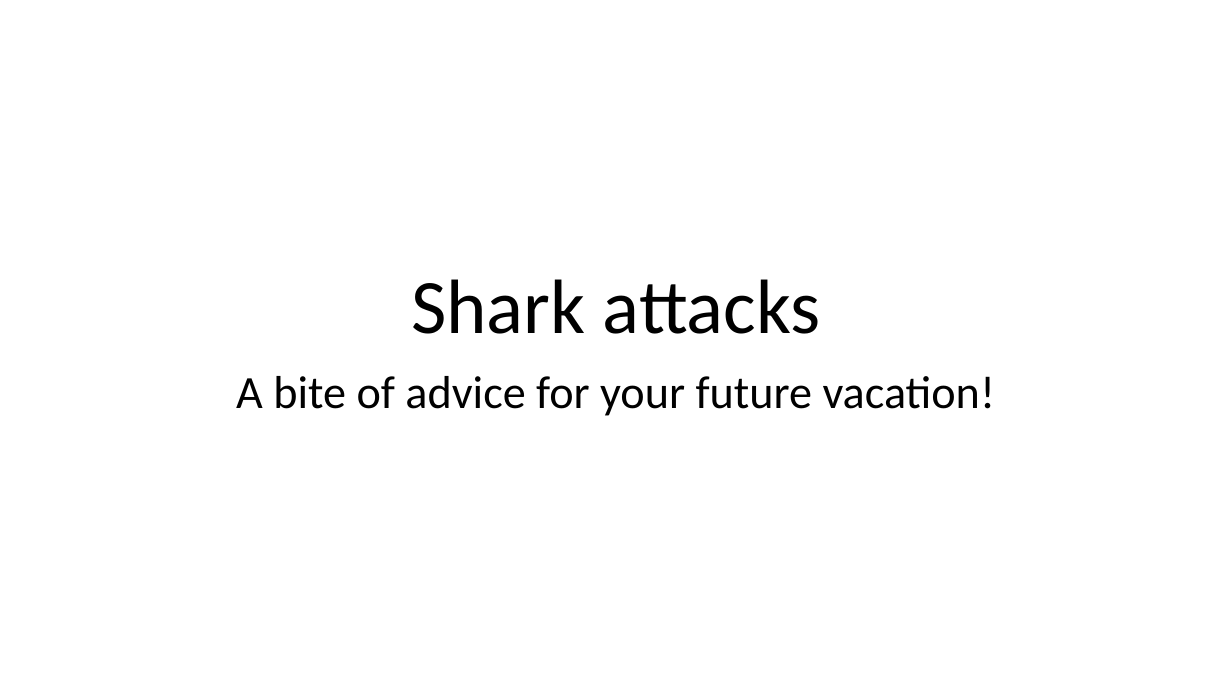
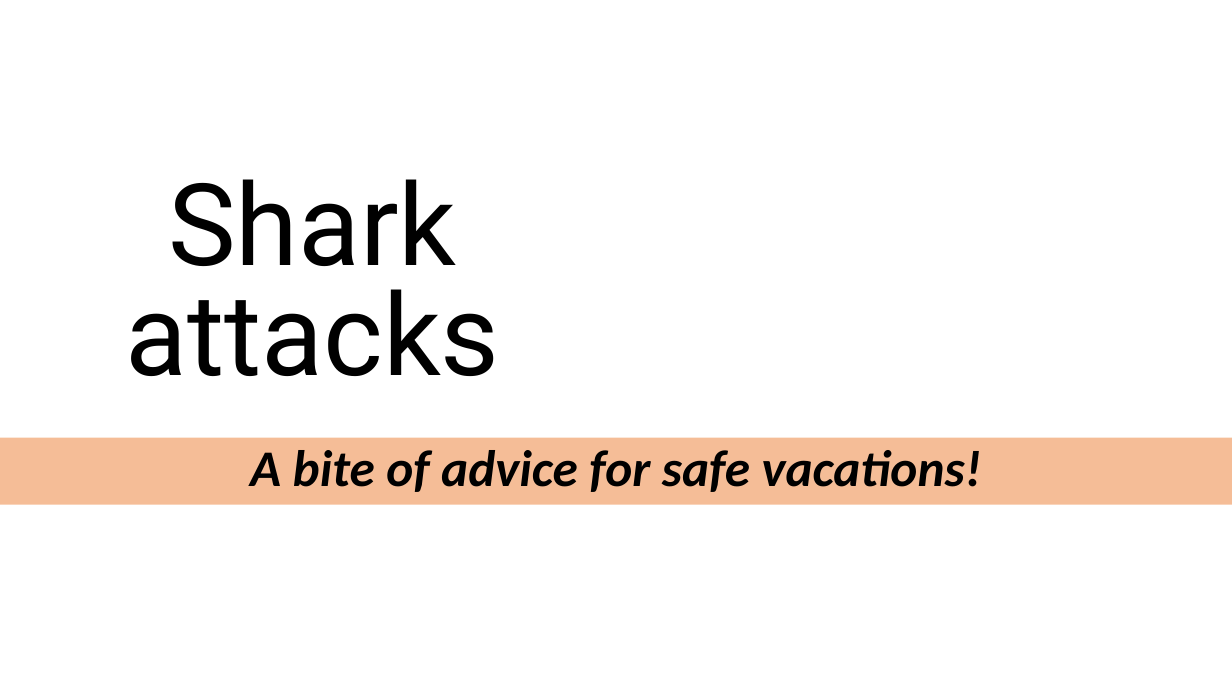
Before and after one commit to gcolareta/Shark_Attacks, a slide deck: slide 1 of Presentation/Shark attacks.pptx. Drawn at 1232x693 pixels with LibreOffice and Linux fonts; fonts in the diff are those of the drawing; background and template pictures are left out. Boxes give left, top, right and bottom in pixels: in the first picture for what was removed or moved away, otherwise in the second. Text is boxed around its words. In the diff, an @@ line names an element or a change of style, - is before the commit and + after.

```diff
--- a/Presentation/Shark attacks.pptx
+++ b/Presentation/Shark attacks.pptx
@@ text "Shark attacks": place and size @@
-text "Shark attacks" at bbox=[411, 279, 821, 334]
+text "Shark attacks" at bbox=[125, 179, 499, 376]
@@ text "Shark attacks" at bbox=[125, 179, 499, 376]: size 60 to 88.8 pt, font Calibri to Roboto; line spacing 0.9 to 0.8 @@
@@ rectangle "A bite of advice for ...": place and size @@
-rectangle "A bite of advice for ..." at bbox=[236, 376, 996, 416]
+rectangle "A bite of advice for ..." at bbox=[0, 438, 1232, 505]
@@ rectangle "A bite of advice for ..." at bbox=[0, 438, 1232, 505]: fill none to #ED7D31 at 50% opacity @@
@@ text in rectangle at bbox=[250, 450, 982, 492]: text changed; size 36 to 40 pt; bold on; italic on @@
-A bite of advice for your future vacation!
+A bite of advice for safe vacations!
```
Also in this commit, not shown: 4 other slides changed, 5 slides added, 2 slides removed.
